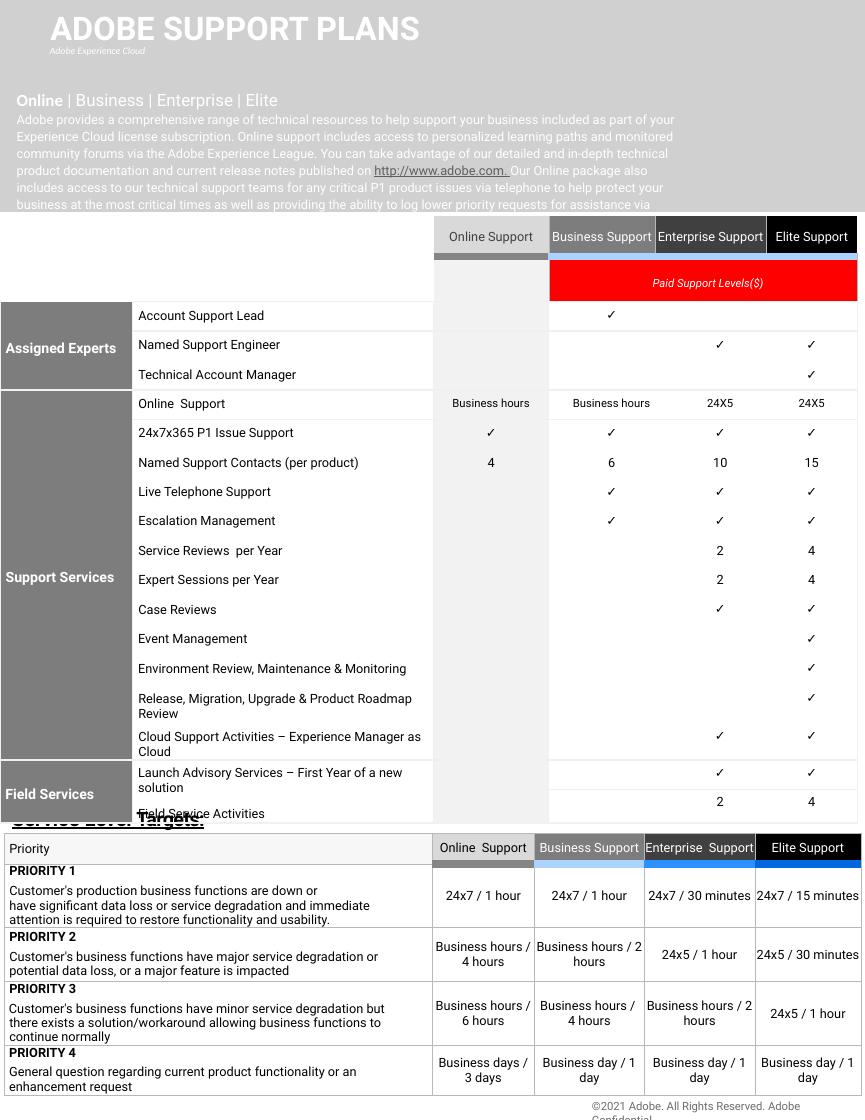
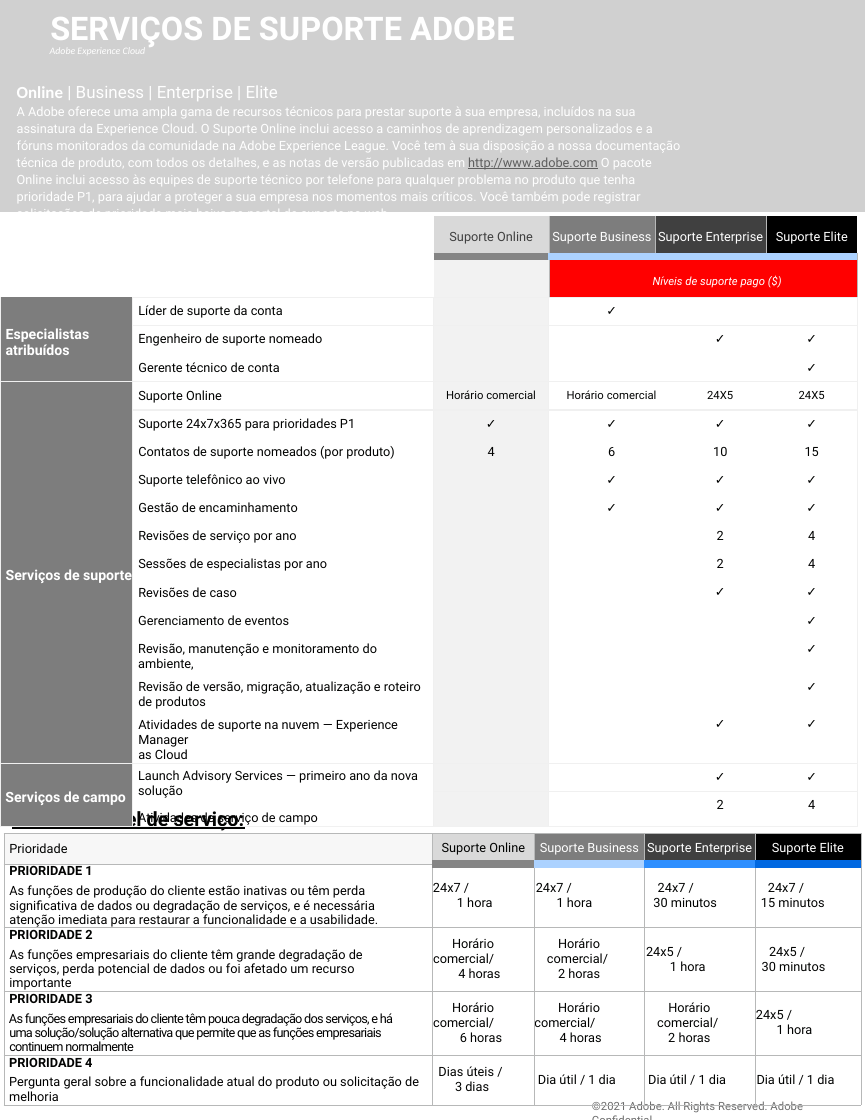
Before and after one commit to AdobeDocs/support-resources.pt-BR, a slide deck: slide 1 of help/data-sheets/assets/OnlineSupportDatasheet.pptx. Drawn at 865x1120 pixels with LibreOffice and Linux fonts; fonts in the diff are those of the drawing; grey boxes stand for pictures; background and template pictures are left out. Boxes give left, top, right and bottom in pixels: in the first picture for what was removed or moved away, otherwise in the second. Text is boxed around its words. In the diff, an @@ line names an element or a change of style, - is before the commit and + after.

```diff
--- a/help/data-sheets/assets/OnlineSupportDatasheet.pptx
+++ b/help/data-sheets/assets/OnlineSupportDatasheet.pptx
@@ title at (x1=50, y1=17, x2=514, y2=47): text changed @@
-ADOBE SUPPORT PLANS
+SERVIÇOS DE SUPORTE ADOBE
@@ text at (x1=17, y1=86, x2=680, y2=212): text changed @@
-Online | Business | Enterprise | Elite
-Adobe provides a comprehensive range of technical resources to help support your business included as part of your Experience Cloud license subscription. Online support includes access to personalized learning paths and monitored community forums via the Adobe Experience League. You can take advantage of our detailed and in-depth technical product documentation and current release notes published on http://www.adobe.com. Our Online package also includes access to our technical support teams for any critical P1 product issues via telephone to help protect your business at the most critical times as well as providing the ability to log lower priority requests for assistance via support web portal.
+Online | Business | Enterprise | Elite
+A Adobe oferece uma ampla gama de recursos técnicos para prestar suporte à sua empresa, incluídos na sua assinatura da Experience Cloud. O Suporte Online inclui acesso a caminhos de aprendizagem personalizados e a fóruns monitorados da comunidade na Adobe Experience League. Você tem à sua disposição a nossa documentação técnica de produto, com todos os detalhes, e as notas de versão publicadas em http://www.adobe.com O pacote Online inclui acesso às equipes de suporte técnico por telefone para qualquer problema no produto que tenha prioridade P1, para ajudar a proteger a sua empresa nos momentos mais críticos. Você também pode registrar solicitações de prioridade mais baixa no portal de suporte na web.
@@ table at (x1=0, y1=216, x2=857, y2=830) @@
-row 1:  |  | Online Support | Business Support | Enterprise Support |  | Elite Support
+row 1:  |  | Suporte Online | Suporte Business | Suporte Enterprise |  | Suporte Elite
-row 2, column 4: Paid Support Levels($)
+row 2, column 4: Níveis de suporte pago ($)
-row 3, column 1: Assigned Experts
+row 3, column 1: Especialistas atribuídos
-row 3, column 2: Account Support Lead
+row 3, column 2: Líder de suporte da conta
-row 4, column 2: Named Support Engineer
+row 4, column 2: Engenheiro de suporte nomeado
-row 5, column 2: Technical Account Manager
+row 5, column 2: Gerente técnico de conta
-row 6: Support Services | Online Support | Business hours | Business hours |  | 24X5 | 24X5
+row 6: Serviços de suporte | Suporte Online | Horário comercial | Horário comercial |  | 24X5 | 24X5
-row 7, column 2: 24x7x365 P1 Issue Support
+row 7, column 2: Suporte 24x7x365 para prioridades P1
-row 8, column 2: Named Support Contacts (per product)
+row 8, column 2: Contatos de suporte nomeados (por produto)
-row 9, column 2: Live Telephone Support
+row 9, column 2: Suporte telefônico ao vivo
-row 10, column 2: Escalation Management
+row 10, column 2: Gestão de encaminhamento
-row 11, column 2: Service Reviews per Year
+row 11, column 2: Revisões de serviço por ano
-row 12, column 2: Expert Sessions per Year
+row 12, column 2: Sessões de especialistas por ano
-row 13, column 2: Case Reviews
+row 13, column 2: Revisões de caso
-row 14, column 2: Event Management
+row 14, column 2: Gerenciamento de eventos
-row 15, column 2: Environment Review, Maintenance & Monitoring
+row 15, column 2: Revisão, manutenção e monitoramento do ambiente,
-row 16, column 2: Release, Migration, Upgrade & Product Roadmap Review
+row 16, column 2: Revisão de versão, migração, atualização e roteiro de produtos
-row 17, column 2: Cloud Support Activities – Experience Manager as Cloud
+row 17, column 2: Atividades de suporte na nuvem — Experience Manager as Cloud
-row 18, column 1: Field Services
+row 18, column 1: Serviços de campo
-row 18, column 2: Launch Advisory Services – First Year of a new solution / Field Service Activities
+row 18, column 2: Launch Advisory Services — primeiro ano da nova solução / Atividades de serviço de campo
@@ text at (x1=12, y1=807, x2=245, y2=853): text changed @@
-Service Level Targets: Initial Response
+Metas de nível de serviço: Resposta inicial
@@ table at (x1=4, y1=832, x2=861, y2=1105) @@
-row 1: Priority | Online Support | Business Support | Enterprise Support | Elite Support
+row 1: Prioridade | Suporte Online | Suporte Business | Suporte Enterprise | Suporte Elite
-row 2: PRIORITY 1 / Customer's production business functions are down or have significant data loss or service degradation and immediate attention is required to restore functionality and usability. | 24x7 / 1 hour | 24x7 / 1 hour | 24x7 / 30 minutes | 24x7 / 15 minutes
+row 2: PRIORIDADE 1 / As funções de produção do cliente estão inativas ou têm perda significativa de dados ou degradação de serviços, e é necessária atenção imediata para restaurar a funcionalidade e a usabilidade. | 24x7 / 1 hora | 24x7 / 1 hora | 24x7 / 30 minutos | 24x7 / 15 minutos
-row 3: PRIORITY 2 / Customer's business functions have major service degradation or potential data loss, or a major feature is impacted | Business hours / 4 hours | Business hours / 2 hours | 24x5 / 1 hour | 24x5 / 30 minutes
+row 3: PRIORIDADE 2 / As funções empresariais do cliente têm grande degradação de serviços, perda potencial de dados ou foi afetado um recurso importante | Horário comercial/ 4 horas | Horário comercial/ 2 horas | 24x5 / 1 hora | 24x5 / 30 minutos
-row 4: PRIORITY 3 / Customer's business functions have minor service degradation but there exists a solution/workaround allowing business functions to continue normally | Business hours / 6 hours | Business hours / 4 hours | Business hours / 2 hours | 24x5 / 1 hour
+row 4: PRIORIDADE 3 / As funções empresariais do cliente têm pouca degradação dos serviços, e há uma solução/solução alternativa que permite que as funções empresariais continuem normalmente | Horário comercial/ 6 horas | Horário comercial/ 4 horas | Horário comercial/ 2 horas | 24x5 / 1 hora
-row 5: PRIORITY 4 / General question regarding current product functionality or an enhancement request | Business days / 3 days | Business day / 1 day | Business day / 1 day | Business day / 1 day
+row 5: PRIORIDADE 4 / Pergunta geral sobre a funcionalidade atual do produto ou solicitação de melhoria | Dias úteis / 3 dias | Dia útil / 1 dia | Dia útil / 1 dia | Dia útil / 1 dia
@@ text "©2021 Adobe. All Rights Reserved. ..." at (x1=592, y1=1100, x2=803, y2=1113): letter spacing -0.1 to 0 pt @@
```
Also in this commit, not shown: 2 other slides changed, 7 other files.
